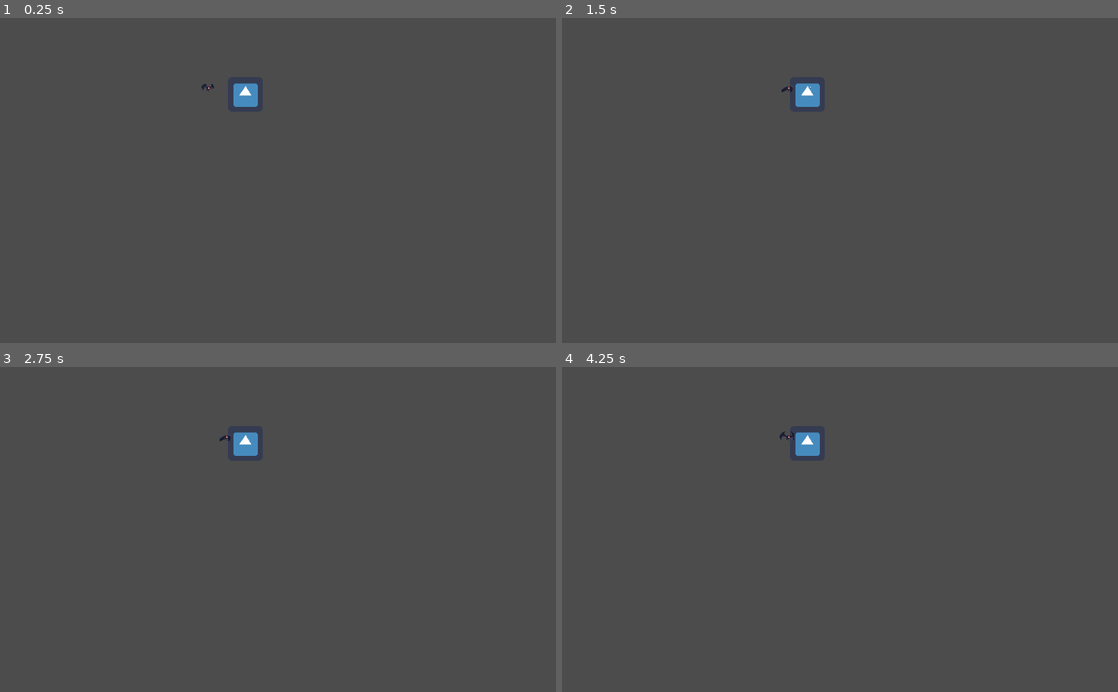
Above: before the commit, frames 1-4 (two rows, left to right).
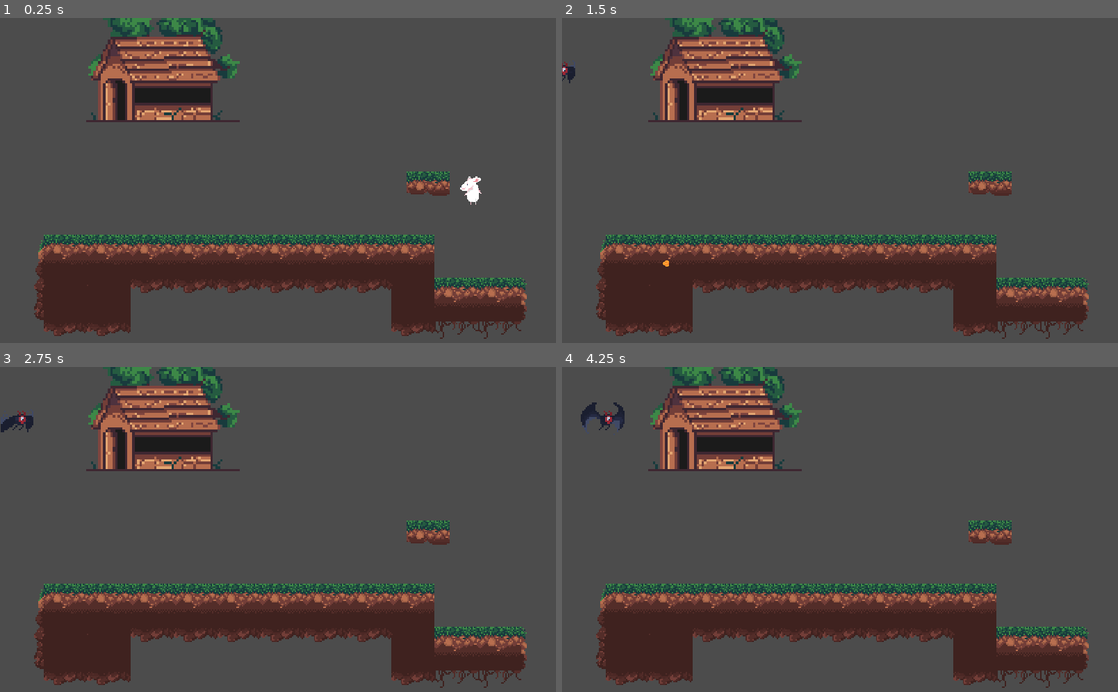
Above: after the commit, the same moments.

Repository: VeeHeiwa/Defend-Your-House
Game: Godot game, scene res://temp/level1.tscn
Two runs of this game, one before a commit and one after it. Both use one fixed random seed, a clock stepped at 60 frames per second and the inputs below. The project has no main scene, so this scene is started directly. The engine's default icon, where the game draws it, is replaced by a stand-in: a white triangle on a blue panel in a dark square.
Inputs:
- Up to frame 1 (0.25 s): no input
- Up to frame 2 (1.5 s): tap Enter (fire) at 0.5 s; hold Enter (fire) 0.53-1.28 s; hold Right (right) from 0.53 s (still down); tap Space (jump) at 0.77, 0.8, 1.07, 1.35 s
- Up to frame 3 (2.75 s): tap Space (jump) at 1.52, 1.82, 2.3 s; tap Enter (fire) at 1.55 s; release Right (right) at 2.03 s; hold Left (left) from 2.03 s (still down); hold Enter (fire) from 2.03 s (still down)
- Up to frame 4 (4.25 s): release Left (left) at 2.78 s; release Enter (fire) at 2.78 s; hold Right (right) from 2.78 s (still down); tap Enter (fire) at 2.85 s; tap Space (jump) at 3.02, 3.32 s; hold Space (jump) from 3.53 s (still down)

The runs differ from the first frame. In frame 1, 26% of the frame differs, in the area x 6-95%, y 0-99%; in frame 2, 26%; in frame 3, 26%; in frame 4, 26%, in the area x 3-95%, y 0-99%.

Commit message:
Added permanent tileset,floating platforms and player's jump and down ability

Diff:
--- a/Defend Your House/Scenes/ExplosionScene.tscn
+++ b/Defend Your House/Scenes/ExplosionScene.tscn
@@ -35,6 +35,7 @@
 }
 
 [node name="ExplosionScene" type="Sprite"]
+scale = Vector2( 3.5, 3.5 )
 texture = ExtResource( 1 )
 hframes = 7
 frame = 6
--- /dev/null
+++ b/Defend Your House/Scenes/FloatingPlatform.tscn
@@ -0,0 +1,20 @@
+[gd_scene load_steps=3 format=2]
+
+[ext_resource path="res://graphics/platforms3.png" type="Texture" id=1]
+
+[sub_resource type="RectangleShape2D" id=1]
+extents = Vector2( 16, 7.47325 )
+
+[node name="FloatingPlatform" type="StaticBody2D"]
+collision_layer = 4
+collision_mask = 0
+
+[node name="Sprite" type="Sprite" parent="."]
+texture = ExtResource( 1 )
+region_enabled = true
+region_rect = Rect2( 96, 0, 32, 32 )
+
+[node name="CollisionShape2D" type="CollisionShape2D" parent="."]
+position = Vector2( -0.184025, -8.62444 )
+shape = SubResource( 1 )
+one_way_collision = true
--- /dev/null
+++ b/Defend Your House/Scenes/GameTiles.tscn
@@ -0,0 +1,110 @@
+[gd_scene load_steps=3 format=2]
+
+[ext_resource path="res://graphics/platforms3.png" type="Texture" id=1]
+
+[sub_resource type="RectangleShape2D" id=1]
+extents = Vector2( 16, 16 )
+
+[node name="GameTiles" type="Node2D"]
+
+[node name="tile" type="Sprite" parent="."]
+editor/display_folded = true
+texture = ExtResource( 1 )
+region_enabled = true
+region_rect = Rect2( 32, 32, 32, 32 )
+__meta__ = {
+"_edit_group_": true
+}
+
+[node name="StaticBody2D" type="StaticBody2D" parent="tile"]
+editor/display_folded = true
+collision_mask = 0
+
+[node name="CollisionShape2D" type="CollisionShape2D" parent="tile/StaticBody2D"]
+shape = SubResource( 1 )
+
+[node name="tile2" type="Sprite" parent="."]
+position = Vector2( 44.5349, 0.263517 )
+texture = ExtResource( 1 )
+region_enabled = true
+region_rect = Rect2( 32, 64, 32, 32 )
+
+[node name="tile3" type="Sprite" parent="."]
+position = Vector2( 81.4277, -0.527044 )
+texture = ExtResource( 1 )
+region_enabled = true
+region_rect = Rect2( 0, 32, 32, 32 )
+
+[node name="tile4" type="Sprite" parent="."]
+position = Vector2( 117.573, -0.219683 )
+texture = ExtResource( 1 )
+region_enabled = true
+region_rect = Rect2( 64, 32, 32, 32 )
+
+[node name="tile5" type="Sprite" parent="."]
+position = Vector2( -1.37433, 36.9705 )
+texture = ExtResource( 1 )
+region_enabled = true
+region_rect = Rect2( 0, 64, 32, 32 )
+
+[node name="tile6" type="Sprite" parent="."]
+position = Vector2( 45.3439, 35.7411 )
+texture = ExtResource( 1 )
+region_enabled = true
+region_rect = Rect2( 32, 64, 32, 32 )
+
+[node name="tile7" type="Sprite" parent="."]
+position = Vector2( 83.1488, 35.1264 )
+texture = ExtResource( 1 )
+region_enabled = true
+region_rect = Rect2( 64, 64, 32, 32 )
+
+[node name="tile8" type="Sprite" parent="."]
+position = Vector2( 128.33, 34.5117 )
+texture = ExtResource( 1 )
+region_enabled = true
+region_rect = Rect2( 96, 64, 32, 32 )
+
+[node name="tile9" type="Sprite" parent="."]
+position = Vector2( 19.8333, 80.9226 )
+texture = ExtResource( 1 )
+region_enabled = true
+region_rect = Rect2( 32, 96, 32, 32 )
+
+[node name="tile10" type="Sprite" parent="."]
+position = Vector2( 63.478, 81.5373 )
+texture = ExtResource( 1 )
+region_enabled = true
+region_rect = Rect2( 32, 0, 32, 32 )
+
+[node name="tile11" type="Sprite" parent="."]
+position = Vector2( 105.279, 81.2299 )
+texture = ExtResource( 1 )
+region_enabled = true
+region_rect = Rect2( 0, 0, 32, 32 )
+
+[node name="tile12" type="Sprite" parent="."]
+position = Vector2( 173.904, -6.30843 )
+texture = ExtResource( 1 )
+region_enabled = true
+region_rect = Rect2( 96, 0, 32, 32 )
+
+[node name="tile13" type="Sprite" parent="."]
+position = Vector2( 176.066, 25.5728 )
+texture = ExtResource( 1 )
+region_enabled = true
+region_rect = Rect2( 64, 0, 32, 32 )
+
+[node name="tile14" type="Sprite" parent="."]
+position = Vector2( 211.537, 24.8181 )
+texture = ExtResource( 1 )
+flip_h = true
+region_enabled = true
+region_rect = Rect2( 64, 0, 32, 32 )
+
+[node name="tile15" type="Sprite" parent="."]
+position = Vector2( 180.971, 53.8743 )
+texture = ExtResource( 1 )
+flip_h = true
+region_enabled = true
+region_rect = Rect2( 96, 32, 32, 32 )
--- /dev/null
+++ b/Defend Your House/Scenes/GameTileset.tres
@@ -0,0 +1,124 @@
+[gd_resource type="TileSet" load_steps=3 format=2]
+
+[ext_resource path="res://graphics/platforms3.png" type="Texture" id=1]
+
+[sub_resource type="RectangleShape2D" id=1]
+extents = Vector2( 16, 16 )
+
+[resource]
+0/name = "tile"
+0/texture = ExtResource( 1 )
+0/tex_offset = Vector2( 0, 0 )
+0/modulate = Color( 1, 1, 1, 1 )
+0/region = Rect2( 32, 32, 32, 32 )
+0/tile_mode = 0
+0/occluder_offset = Vector2( 16, 16 )
+0/navigation_offset = Vector2( 16, 16 )
+0/shapes = [ {
+"autotile_coord": Vector2( 0, 0 ),
+"one_way": false,
+"one_way_margin": 1.0,
+"shape": SubResource( 1 ),
+"shape_transform": Transform2D( 1, 0, 0, 1, 16, 16 )
+} ]
+0/z_index = 0
+1/name = "tile2"
+1/texture = ExtResource( 1 )
+1/tex_offset = Vector2( 0, 0 )
+1/modulate = Color( 1, 1, 1, 1 )
+1/region = Rect2( 32, 64, 32, 32 )
+1/tile_mode = 0
+1/occluder_offset = Vector2( 16, 16 )
+1/navigation_offset = Vector2( 16, 16 )
+1/shapes = [  ]
+1/z_index = 0
+2/name = "tile3"
+2/texture = ExtResource( 1 )
+2/tex_offset = Vector2( 0, 0 )
+2/modulate = Color( 1, 1, 1, 1 )
+2/region = Rect2( 0, 32, 32, 32 )
+2/tile_mode = 0
+2/occluder_offset = Vector2( 16, 16 )
+2/navigation_offset = Vector2( 16, 16 )
+2/shapes = [  ]
+2/z_index = 0
+3/name = "tile4"
+3/texture = ExtResource( 1 )
+3/tex_offset = Vector2( 0, 0 )
+3/modulate = Color( 1, 1, 1, 1 )
+3/region = Rect2( 64, 32, 32, 32 )
+3/tile_mode = 0
+3/occluder_offset = Vector2( 16, 16 )
+3/navigation_offset = Vector2( 16, 16 )
+3/shapes = [  ]
+3/z_index = 0
+4/name = "tile5"
+4/texture = ExtResource( 1 )
+4/tex_offset = Vector2( 0, 0 )
+4/modulate = Color( 1, 1, 1, 1 )
+4/region = Rect2( 0, 64, 32, 32 )
+4/tile_mode = 0
+4/occluder_offset = Vector2( 16, 16 )
+4/navigation_offset = Vector2( 16, 16 )
+4/shapes = [  ]
+4/z_index = 0
+5/name = "tile6"
+5/texture = ExtResource( 1 )
+5/tex_offset = Vector2( 0, 0 )
+5/modulate = Color( 1, 1, 1, 1 )
+5/region = Rect2( 32, 64, 32, 32 )
+5/tile_mode = 0
+5/occluder_offset = Vector2( 16, 16 )
+5/navigation_offset = Vector2( 16, 16 )
+5/shapes = [  ]
+5/z_index = 0
+6/name = "tile7"
+6/texture = ExtResource( 1 )
+6/tex_offset = Vector2( 0, 0 )
+6/modulate = Color( 1, 1, 1, 1 )
+6/region = Rect2( 64, 64, 32, 32 )
+6/tile_mode = 0
+6/occluder_offset = Vector2( 16, 16 )
+6/navigation_offset = Vector2( 16, 16 )
+6/shapes = [  ]
+6/z_index = 0
+7/name = "tile8"
+7/texture = ExtResource( 1 )
+7/tex_offset = Vector2( 0, 0 )
+7/modulate = Color( 1, 1, 1, 1 )
+7/region = Rect2( 96, 64, 32, 32 )
+7/tile_mode = 0
+7/occluder_offset = Vector2( 16, 16 )
+7/navigation_offset = Vector2( 16, 16 )
+7/shapes = [  ]
+7/z_index = 0
+8/name = "tile9"
+8/texture = ExtResource( 1 )
+8/tex_offset = Vector2( 0, 0 )
+8/modulate = Color( 1, 1, 1, 1 )
+8/region = Rect2( 32, 96, 32, 32 )
+8/tile_mode = 0
+8/occluder_offset = Vector2( 16, 16 )
+8/navigation_offset = Vector2( 16, 16 )
+8/shapes = [  ]
+8/z_index = 0
+9/name = "tile10"
+9/texture = ExtResource( 1 )
+9/tex_offset = Vector2( 0, 0 )
+9/modulate = Color( 1, 1, 1, 1 )
+9/region = Rect2( 32, 0, 32, 32 )
+9/tile_mode = 0
+9/occluder_offset = Vector2( 16, 16 )
+9/navigation_offset = Vector2( 16, 16 )
+9/shapes = [  ]
+9/z_index = 0
+10/name = "tile11"
+10/texture = ExtResource( 1 )
+10/tex_offset = Vector2( 0, 0 )
+10/modulate = Color( 1, 1, 1, 1 )
+10/region = Rect2( 0, 0, 32, 32 )
+10/tile_mode = 0
+10/occluder_offset = Vector2( 16, 16 )
+10/navigation_offset = Vector2( 16, 16 )
+10/shapes = [  ]
+10/z_index = 0
--- /dev/null
+++ b/Defend Your House/Scenes/ProtectObject.tscn
@@ -0,0 +1,17 @@
+[gd_scene load_steps=3 format=2]
+
+[ext_resource path="res://graphics/house.png" type="Texture" id=1]
+
+[sub_resource type="RectangleShape2D" id=1]
+extents = Vector2( 23.766, 16.8209 )
+
+[node name="ProtectObject" type="Area2D"]
+collision_layer = 4
+collision_mask = 0
+
+[node name="Sprite" type="Sprite" parent="."]
+texture = ExtResource( 1 )
+
+[node name="CollisionShape2D" type="CollisionShape2D" parent="."]
+position = Vector2( -3.01995, -1.18114 )
+shape = SubResource( 1 )
--- a/Defend Your House/Scenes/ThePlayer.tscn
+++ b/Defend Your House/Scenes/ThePlayer.tscn
@@ -73,12 +73,14 @@
 "values": [ 2, 3, 4, 2, 3, 2 ]
 }
 
+[sub_resource type="RectangleShape2D" id=6]
+extents = Vector2( 5.02377, 10 )
+
 [node name="ThePlayer" type="KinematicBody2D"]
-position = Vector2( 936.762, 190.34 )
+position = Vector2( 415.32, 110.661 )
+collision_layer = 16
 script = ExtResource( 1 )
-__meta__ = {
-"_edit_group_": true
-}
+JUMP = 750
 
 [node name="CollisionShape2D" type="CollisionShape2D" parent="."]
 position = Vector2( 1.66275, 0.873067 )
@@ -99,4 +101,14 @@
 [node name="FireTimer" type="Timer" parent="."]
 process_mode = 0
 wait_time = 0.2
+
+[node name="Area2D_lower" type="Area2D" parent="."]
+collision_layer = 0
+collision_mask = 2
+
+[node name="CollisionShape2D" type="CollisionShape2D" parent="Area2D_lower"]
+position = Vector2( 1.98331, 5.94988 )
+shape = SubResource( 6 )
+
 [connection signal="timeout" from="FireTimer" to="." method="_on_FireTimer_timeout"]
+[connection signal="body_exited" from="Area2D_lower" to="." method="_on_Area2D_lower_body_exited"]
--- /dev/null
+++ b/Defend Your House/Scenes/Tiles.tscn
@@ -0,0 +1,123 @@
+[gd_scene load_steps=3 format=2]
+
+[ext_resource path="res://graphics/platform2.png" type="Texture" id=1]
+
+[sub_resource type="RectangleShape2D" id=1]
+extents = Vector2( 8, 8 )
+
+[node name="Tiles" type="Node2D"]
+
+[node name="tile" type="Sprite" parent="."]
+texture = ExtResource( 1 )
+region_enabled = true
+region_rect = Rect2( 16, 16, 16, 16 )
+__meta__ = {
+"_edit_group_": true
+}
+
+[node name="StaticBody2D" type="StaticBody2D" parent="tile"]
+editor/display_folded = true
+collision_layer = 2
+collision_mask = 0
+
+[node name="CollisionShape2D" type="CollisionShape2D" parent="tile/StaticBody2D"]
+shape = SubResource( 1 )
+
+[node name="tile2" type="Sprite" parent="."]
+position = Vector2( 24.2649, -1.01953 )
+texture = ExtResource( 1 )
+region_enabled = true
+region_rect = Rect2( 0, 32, 16, 16 )
+__meta__ = {
+"_edit_group_": true
+}
+
+[node name="tile3" type="Sprite" parent="."]
+position = Vector2( 45.6752, -1.22344 )
+texture = ExtResource( 1 )
+region_enabled = true
+region_rect = Rect2( 16, 32, 16, 16 )
+__meta__ = {
+"_edit_group_": true
+}
+
+[node name="tile4" type="Sprite" parent="."]
+position = Vector2( 67.2893, -1.63125 )
+texture = ExtResource( 1 )
+region_enabled = true
+region_rect = Rect2( 32, 32, 16, 16 )
+__meta__ = {
+"_edit_group_": true
+}
+
+[node name="tile5" type="Sprite" parent="."]
+position = Vector2( 89.5151, -1.22344 )
+texture = ExtResource( 1 )
+region_enabled = true
+region_rect = Rect2( 48, 32, 16, 16 )
+__meta__ = {
+"_edit_group_": true
+}
+
+[node name="tile6" type="Sprite" parent="."]
+position = Vector2( -0.363556, 22.142 )
+texture = ExtResource( 1 )
+region_enabled = true
+region_rect = Rect2( 0, 48, 16, 16 )
+__meta__ = {
+"_edit_group_": true
+}
+
+[node name="tile7" type="Sprite" parent="."]
+position = Vector2( 42.8647, 21.1225 )
+texture = ExtResource( 1 )
+region_enabled = true
+region_rect = Rect2( 16, 48, 16, 16 )
+__meta__ = {
+"_edit_group_": true
+}
+
+[node name="tile8" type="Sprite" parent="."]
+position = Vector2( 21.0466, 21.5303 )
+texture = ExtResource( 1 )
+region_enabled = true
+region_rect = Rect2( 32, 48, 16, 16 )
+__meta__ = {
+"_edit_group_": true
+}
+
+[node name="tile9" type="Sprite" parent="."]
+position = Vector2( 63.4593, 21.5303 )
+texture = ExtResource( 1 )
+region_enabled = true
+region_rect = Rect2( 48, 48, 16, 16 )
+__meta__ = {
+"_edit_group_": true
+}
+
+[node name="tile10" type="Sprite" parent="."]
+position = Vector2( 2.32797, 41.5301 )
+texture = ExtResource( 1 )
+region_enabled = true
+region_rect = Rect2( 0, 0, 16, 16 )
+__meta__ = {
+"_edit_group_": true
+}
+
+[node name="tile11" type="Sprite" parent="."]
+position = Vector2( 22.931, 42.2848 )
+texture = ExtResource( 1 )
+region_enabled = true
+region_rect = Rect2( 16, 0, 16, 16 )
+__meta__ = {
+"_edit_group_": true
+}
+
+[node name="tile12" type="Sprite" parent="."]
+position = Vector2( 42.5874, 42.7367 )
+texture = ExtResource( 1 )
+region_enabled = true
+region_rect = Rect2( 32, 0, 16, 16 )
+__meta__ = {
+"_edit_group_": true
+}
--- a/Defend Your House/Scenes/bat_enemy.tscn
+++ b/Defend Your House/Scenes/bat_enemy.tscn
@@ -49,4 +49,5 @@
 [node name="FireTimer" type="Timer" parent="."]
 process_mode = 0
 wait_time = 3.0
+
 [connection signal="timeout" from="FireTimer" to="." method="_on_FireTimer_timeout"]
--- /dev/null
+++ b/Defend Your House/Scenes/tileset.tres
@@ -0,0 +1,134 @@
+[gd_resource type="TileSet" load_steps=3 format=2]
+
+[ext_resource path="res://graphics/platform2.png" type="Texture" id=1]
+
+[sub_resource type="RectangleShape2D" id=1]
+extents = Vector2( 8, 8 )
+
+[resource]
+0/name = "tile"
+0/texture = ExtResource( 1 )
+0/tex_offset = Vector2( 0, 0 )
+0/modulate = Color( 1, 1, 1, 1 )
+0/region = Rect2( 16, 16, 16, 16 )
+0/tile_mode = 0
+0/occluder_offset = Vector2( 8, 8 )
+0/navigation_offset = Vector2( 8, 8 )
+0/shapes = [ {
+"autotile_coord": Vector2( 0, 0 ),
+"one_way": false,
+"one_way_margin": 1.0,
+"shape": SubResource( 1 ),
+"shape_transform": Transform2D( 1, 0, 0, 1, 8, 8 )
+} ]
+0/z_index = 0
+1/name = "tile2"
+1/texture = ExtResource( 1 )
+1/tex_offset = Vector2( 0, 0 )
+1/modulate = Color( 1, 1, 1, 1 )
+1/region = Rect2( 0, 32, 16, 16 )
+1/tile_mode = 0
+1/occluder_offset = Vector2( 8, 8 )
+1/navigation_offset = Vector2( 8, 8 )
+1/shapes = [  ]
+1/z_index = 0
+2/name = "tile3"
+2/texture = ExtResource( 1 )
+2/tex_offset = Vector2( 0, 0 )
+2/modulate = Color( 1, 1, 1, 1 )
+2/region = Rect2( 16, 32, 16, 16 )
+2/tile_mode = 0
+2/occluder_offset = Vector2( 8, 8 )
+2/navigation_offset = Vector2( 8, 8 )
+2/shapes = [  ]
+2/z_index = 0
+3/name = "tile4"
+3/texture = ExtResource( 1 )
+3/tex_offset = Vector2( 0, 0 )
+3/modulate = Color( 1, 1, 1, 1 )
+3/region = Rect2( 32, 32, 16, 16 )
+3/tile_mode = 0
+3/occluder_offset = Vector2( 8, 8 )
+3/navigation_offset = Vector2( 8, 8 )
+3/shapes = [  ]
+3/z_index = 0
+4/name = "tile5"
+4/texture = ExtResource( 1 )
+4/tex_offset = Vector2( 0, 0 )
+4/modulate = Color( 1, 1, 1, 1 )
+4/region = Rect2( 48, 32, 16, 16 )
+4/tile_mode = 0
+4/occluder_offset = Vector2( 8, 8 )
+4/navigation_offset = Vector2( 8, 8 )
+4/shapes = [  ]
+4/z_index = 0
+5/name = "tile6"
+5/texture = ExtResource( 1 )
+5/tex_offset = Vector2( 0, 0 )
+5/modulate = Color( 1, 1, 1, 1 )
+5/region = Rect2( 0, 48, 16, 16 )
+5/tile_mode = 0
+5/occluder_offset = Vector2( 8, 8 )
+5/navigation_offset = Vector2( 8, 8 )
+5/shapes = [  ]
+5/z_index = 0
+6/name = "tile7"
+6/texture = ExtResource( 1 )
+6/tex_offset = Vector2( 0, 0 )
+6/modulate = Color( 1, 1, 1, 1 )
+6/region = Rect2( 16, 48, 16, 16 )
+6/tile_mode = 0
+6/occluder_offset = Vector2( 8, 8 )
+6/navigation_offset = Vector2( 8, 8 )
+6/shapes = [  ]
+6/z_index = 0
+7/name = "tile8"
+7/texture = ExtResource( 1 )
+7/tex_offset = Vector2( 0, 0 )
+7/modulate = Color( 1, 1, 1, 1 )
+7/region = Rect2( 32, 48, 16, 16 )
+7/tile_mode = 0
+7/occluder_offset = Vector2( 8, 8 )
+7/navigation_offset = Vector2( 8, 8 )
+7/shapes = [  ]
+7/z_index = 0
+8/name = "tile9"
+8/texture = ExtResource( 1 )
+8/tex_offset = Vector2( 0, 0 )
+8/modulate = Color( 1, 1, 1, 1 )
+8/region = Rect2( 48, 48, 16, 16 )
+8/tile_mode = 0
+8/occluder_offset = Vector2( 8, 8 )
+8/navigation_offset = Vector2( 8, 8 )
+8/shapes = [  ]
+8/z_index = 0
+9/name = "tile10"
+9/texture = ExtResource( 1 )
+9/tex_offset = Vector2( 0, 0 )
+9/modulate = Color( 1, 1, 1, 1 )
+9/region = Rect2( 0, 0, 16, 16 )
+9/tile_mode = 0
+9/occluder_offset = Vector2( 8, 8 )
+9/navigation_offset = Vector2( 8, 8 )
+9/shapes = [  ]
+9/z_index = 0
+10/name = "tile11"
+10/texture = ExtResource( 1 )
+10/tex_offset = Vector2( 0, 0 )
+10/modulate = Color( 1, 1, 1, 1 )
+10/region = Rect2( 16, 0, 16, 16 )
+10/tile_mode = 0
+10/occluder_offset = Vector2( 8, 8 )
+10/navigation_offset = Vector2( 8, 8 )
+10/shapes = [  ]
+10/z_index = 0
+11/name = "tile12"
+11/texture = ExtResource( 1 )
+11/tex_offset = Vector2( 0, 0 )
+11/modulate = Color( 1, 1, 1, 1 )
+11/region = Rect2( 32, 0, 16, 16 )
+11/tile_mode = 0
+11/occluder_offset = Vector2( 8, 8 )
+11/navigation_offset = Vector2( 8, 8 )
+11/shapes = [  ]
+11/z_index = 0
--- a/Defend Your House/project.godot
+++ b/Defend Your House/project.godot
@@ -20,6 +20,8 @@
 
 [display]
 
+window/size/test_width=682
+window/size/test_height=400
 window/stretch/mode="2d"
 window/stretch/aspect="keep"
 
--- a/Defend Your House/scripts/ThePlayer.gd
+++ b/Defend Your House/scripts/ThePlayer.gd
@@ -15,7 +15,7 @@
 	pass
 
 func _physics_process(delta):
-	#fall(delta)
+	fall(delta)
 	movement()
 	checkCeiling()
 
@@ -36,7 +36,20 @@
 	#reference -> Game Endevour platformer mechanics
 	motion.x = -(int(Input.is_action_pressed("left"))) + (int(Input.is_action_pressed("right")))
 	motion.x = motion.x * SPEED
+
+	# Jumping
+	if Input.is_action_pressed("jump"):
+		if is_on_floor():
+			motion.y = -JUMP
+
+	# IF pressed down the user will fall through passthrough
+	if Input.is_action_pressed("down"):
+		if is_on_floor():
+			# Turning collision off for passthrough platforms
+			set_collision_mask_bit(1,false)
+
 	move_and_slide(motion,UP)
+
 
 	#Whether to flip the animation or not
 	if motion.x > 0:
@@ -62,3 +75,7 @@
 
 func _on_FireTimer_timeout():
 	canshoot = true
+
+func _on_Area2D_lower_body_exited(body):
+	if body.name == "FloatingPlatform":
+		set_collision_mask_bit(1,true)
--- a/Defend Your House/scripts/bat_enemy.gd
+++ b/Defend Your House/scripts/bat_enemy.gd
@@ -22,7 +22,6 @@
 
 func _physics_process(delta):
 	if $RayCast2D.is_colliding():
-		print($RayCast2D.get_collider().name)
 		if canAttack:
 			canAttack = false
 			$FireTimer.start()
@@ -33,7 +32,7 @@
 			#Adding the explosion on the level.
 			get_parent().add_child(fire)
 			fire.position = get_position()
-			fire.position.x += 40
+			fire.position.x += 70
 			fire.animateExplosion()
 	else:
 		motion.x = 1 *  SPEED
--- a/Defend Your House/temp/level1.tscn
+++ b/Defend Your House/temp/level1.tscn
@@ -1,12 +1,33 @@
-[gd_scene load_steps=3 format=2]
+[gd_scene load_steps=6 format=2]
 
-[ext_resource path="res://temp/protectObject.tscn" type="PackedScene" id=1]
-[ext_resource path="res://Scenes/bat_enemy.tscn" type="PackedScene" id=2]
+[ext_resource path="res://Scenes/FloatingPlatform.tscn" type="PackedScene" id=1]
+[ext_resource path="res://Scenes/ProtectObject.tscn" type="PackedScene" id=2]
+[ext_resource path="res://Scenes/GameTileset.tres" type="TileSet" id=3]
+[ext_resource path="res://Scenes/ThePlayer.tscn" type="PackedScene" id=4]
+[ext_resource path="res://Scenes/bat_enemy.tscn" type="PackedScene" id=5]
 
 [node name="level1" type="Node2D"]
 
-[node name="protectObject" parent="." instance=ExtResource( 1 )]
-position = Vector2( 452.051, 140.91 )
+[node name="FloatingPlatform" parent="." instance=ExtResource( 1 )]
+position = Vector2( 788.789, 322.995 )
+scale = Vector2( 2.5, 2.5 )
+collision_layer = 2
 
-[node name="bat_enemy" parent="." instance=ExtResource( 2 )]
-position = Vector2( 373.044, 131.95 )
+[node name="ProtectObject" parent="." instance=ExtResource( 2 )]
+position = Vector2( 297.342, 116.03 )
+scale = Vector2( 4.5, 4.5 )
+
+[node name="TileMap" type="TileMap" parent="."]
+scale = Vector2( 2.5, 2.5 )
+tile_set = ExtResource( 3 )
+cell_size = Vector2( 32, 32 )
+format = 1
+tile_data = PoolIntArray( 327680, 2, 0, 327681, 0, 0, 327682, 0, 0, 327683, 0, 0, 327684, 0, 0, 327685, 0, 0, 327686, 0, 0, 327687, 0, 0, 327688, 0, 0, 327689, 0, 0, 393216, 4, 0, 393217, 7, 0, 393218, 7, 0, 393219, 1, 0, 393220, 1, 0, 393221, 1, 0, 393222, 1, 0, 393223, 1, 0, 393224, 1, 0, 393225, 7, 0, 393226, 0, 0, 393227, 0, 0, 393228, 3, 0, 458753, 1, 0, 458754, 1, 0, 458761, 1, 0, 458762, 8, 0, 458763, 8, 0 )
+
+[node name="ThePlayer" parent="." instance=ExtResource( 4 )]
+position = Vector2( 868.535, 237.94 )
+scale = Vector2( 1.7, 1.7 )
+
+[node name="bat_enemy" parent="." instance=ExtResource( 5 )]
+position = Vector2( -53.5647, 102.14 )
+scale = Vector2( 3, 3 )
Not shown: 1 places in Defend Your House/Scenes/ThePlayer.tscn that only renumber resources
Binary file added: Defend Your House/graphics/house.png
Not shown, added: Defend Your House/graphics/house.png.import
Binary file changed: Defend Your House/graphics/platform2.png
Binary file added: Defend Your House/graphics/platforms3.png
Not shown, added: Defend Your House/graphics/platforms3.png.import
